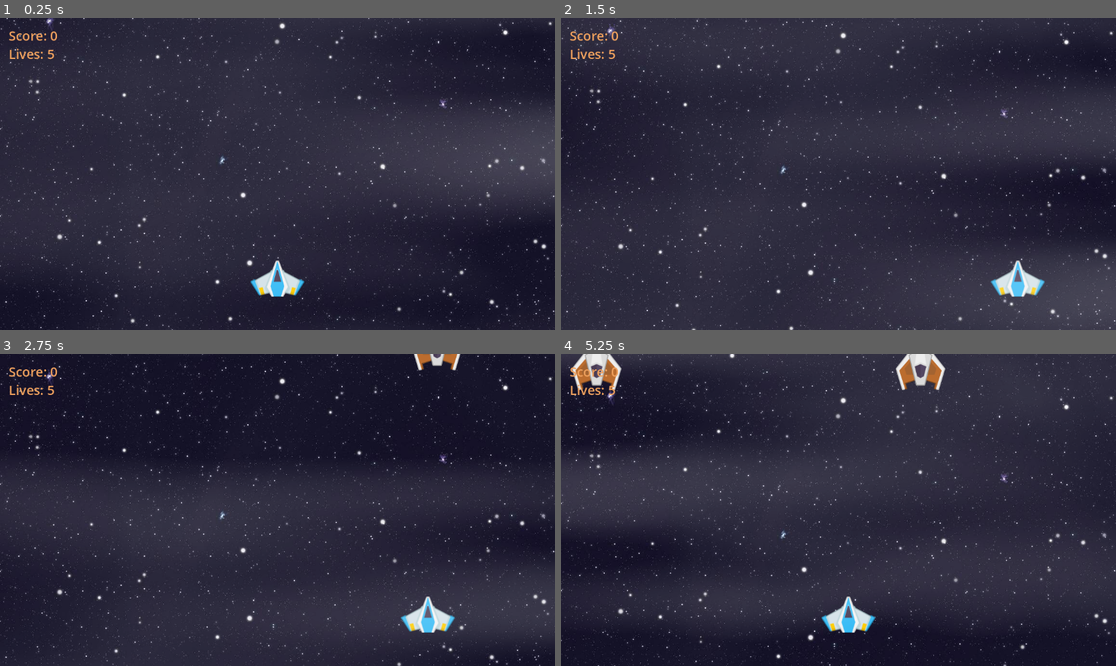
Above: before the commit, frames 1-4 (two rows, left to right).
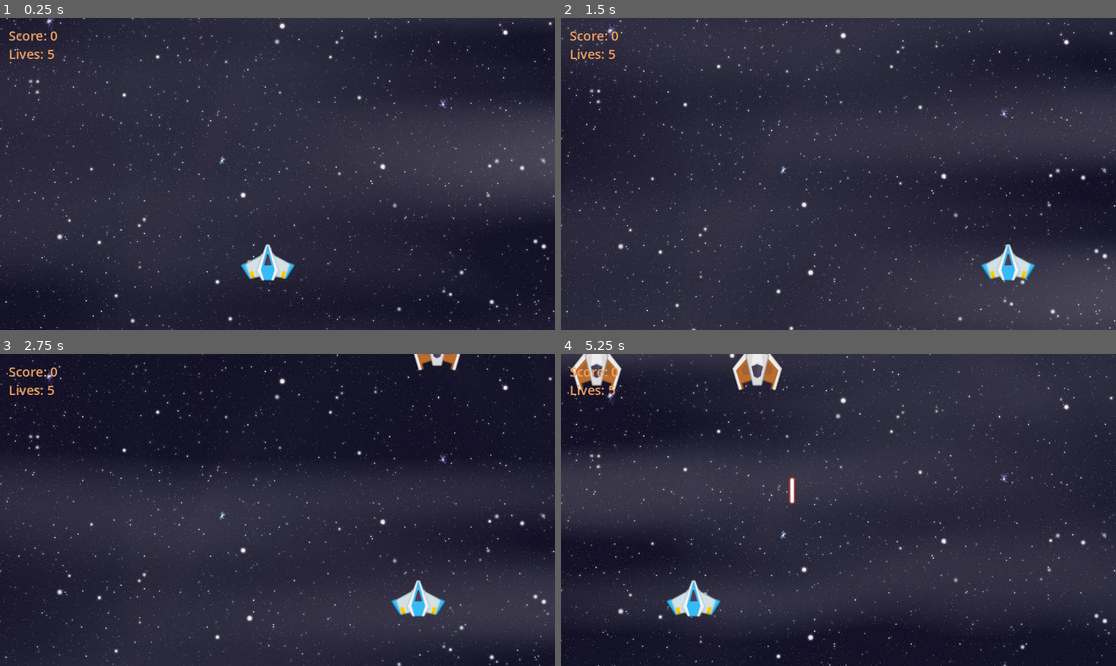
Above: after the commit, the same moments.

Repository: shashank1q/space_shooter
Game: Godot game, scene res://scene/main.tscn
The game is run twice, just before and just after one commit, with the same random seed, the same clock (stepped at 60 frames per second) and the same inputs.
Inputs:
- Up to frame 1 (0.25 s): no input
- Up to frame 2 (1.5 s): tap Enter (ui_accept) at 0.5, 0.77 s; hold Right (ui_right) 0.53-1.28 s; hold Left (ui_left) from 1.28 s (still down)
- Up to frame 3 (2.75 s): tap Enter (ui_accept) at 1.52 s; release Left (ui_left) at 2.03 s; hold Right (ui_right) from 2.03 s (still down)
- Up to frame 4 (5.25 s): tap Enter (ui_accept) at 3.02, 3.77, 4.52 s; release Right (ui_right) at 3.53 s; hold Left (ui_left) from 3.53 s (still down)

The runs differ from the first frame. In frame 1, 1.1% of the frame differs, in the area x 43-55%, y 72-90%; in frame 2, 1.1%; in frame 3, 1.0%; in frame 4, 2.9%, in the area x 19-70%, y 0-90%.

Commit message:
Add files via upload

Diff:
--- a/godot4_test/code/main.gd
+++ b/godot4_test/code/main.gd
@@ -5,7 +5,7 @@
 var score = 0
 
 func _ready():
-	$player.global_position = $player_pos.global_position
+	#$player.global_position = $player_pos.global_position
 	timer.start(2.0)
 
 func _on_timer_timeout():
@@ -17,7 +17,7 @@
 		inst.position = $left_spawn_pos.position
 	else:
 		inst.position = $right_spawn_pos.position
-	timer.start(randi()%5)
+	timer.start(randi()%4)
 
 func _on_enemy_die():
 	score += 1
--- a/godot4_test/project.godot
+++ b/godot4_test/project.godot
@@ -23,3 +23,4 @@
 [rendering]
 
 renderer/rendering_method="mobile"
+textures/vram_compression/import_etc2_astc=true
--- a/godot4_test/scene/main.tscn
+++ b/godot4_test/scene/main.tscn
@@ -21,6 +21,9 @@
 font_size = 40
 font_color = Color(0.956863, 0, 0.211765, 1)
 
+[sub_resource type="RectangleShape2D" id="RectangleShape2D_qbfkf"]
+size = Vector2(20, 228)
+
 [node name="world" type="Control"]
 layout_mode = 3
 anchors_preset = 15
@@ -40,10 +43,6 @@
 grow_horizontal = 2
 grow_vertical = 2
 texture = ExtResource("2_r2u7f")
-stretch_mode = 1
-
-[node name="player" parent="." instance=ExtResource("4_cyxm8")]
-position = Vector2(213, 537)
 
 [node name="fog" type="TextureRect" parent="."]
 texture_repeat = 2
@@ -167,7 +166,43 @@
 grow_horizontal = 2
 grow_vertical = 0
 
-[connection signal="player_hit" from="player" to="." method="_on_player_player_hit"]
+[node name="player" parent="player_pos" instance=ExtResource("4_cyxm8")]
+position = Vector2(-20, -34)
+
+[node name="left wall" type="Control" parent="."]
+layout_mode = 1
+anchors_preset = 2
+anchor_top = 1.0
+anchor_bottom = 1.0
+offset_top = -40.0
+offset_right = 40.0
+grow_vertical = 0
+
+[node name="StaticBody2D" type="StaticBody2D" parent="left wall"]
+
+[node name="CollisionShape2D" type="CollisionShape2D" parent="left wall/StaticBody2D"]
+position = Vector2(0, -102)
+shape = SubResource("RectangleShape2D_qbfkf")
+
+[node name="right wall" type="Control" parent="."]
+layout_mode = 1
+anchors_preset = 3
+anchor_left = 1.0
+anchor_top = 1.0
+anchor_right = 1.0
+anchor_bottom = 1.0
+offset_left = -40.0
+offset_top = -40.0
+grow_horizontal = 0
+grow_vertical = 0
+
+[node name="StaticBody2D" type="StaticBody2D" parent="right wall"]
+
+[node name="CollisionShape2D" type="CollisionShape2D" parent="right wall/StaticBody2D"]
+position = Vector2(40, -102)
+shape = SubResource("RectangleShape2D_qbfkf")
+
 [connection signal="timeout" from="Timer" to="." method="_on_timer_timeout"]
 [connection signal="pressed" from="UI/background/restart" to="." method="_on_restart_pressed"]
 [connection signal="pressed" from="UI/background/exit" to="." method="_on_exit_pressed"]
+[connection signal="player_hit" from="player_pos/player" to="." method="_on_player_player_hit"]
Not shown, added: godot4_test/export_presets.cfg
Not shown, added: godot4_test/images/background.jpg.import
Not shown, added: godot4_test/images/enemy bullet.png.import
Not shown, added: godot4_test/images/enemy.png.import
Not shown, added: godot4_test/images/explosion_enemy.png.import
Not shown, added: godot4_test/images/fog_background.png.import
Not shown, added: godot4_test/images/player bullet.png.import
Not shown, added: godot4_test/images/player.png.import
Not shown, added: godot4_test/images/player_explosion.png.import
Not shown: 1 places in godot4_test/scene/main.tscn that only renumber resources
